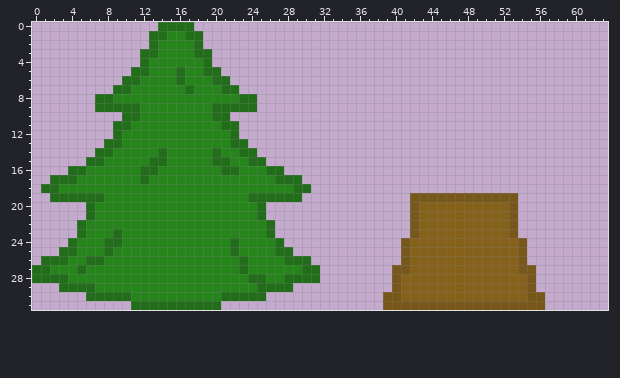
One commit to this pixel-art sprite: gameTutorial/Content/maps/tree.png. That is the earlier state.
The file is 256x128 pixels, drawn in blocks of 4x4; one block is one cell here.
Once edited:
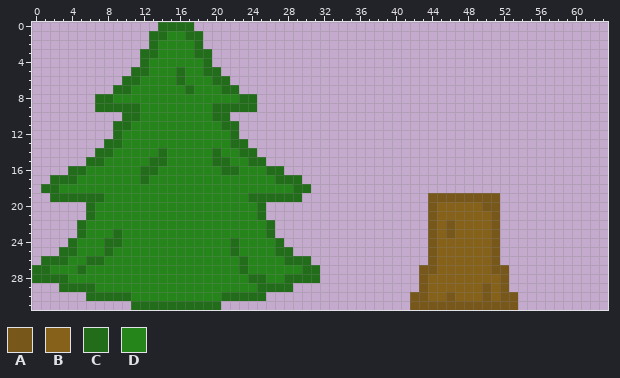
Palette (. is transparent): A #78581a  B #85611a  C #216d19  D #25851a
Diff:
y 19: x 42..43 AA -> ..; x 52..53 AA -> ..
y 20: x 42..44 ABB -> ..A; x 50..53 BBBA -> AA..
y 21: x 42..44 ABB -> ..A; x 51..53 BBA -> A..
y 22..23: x 42..44 ABB -> ..A; x 46 B -> A; x 51..53 BBA -> A..
y 24..26: x 41..44 ABBB -> ...A; x 51..54 BBBA -> A...
y 27: x 40..44 AABBB -> ...AA; x 51..55 BBBAA -> AA...
y 28: x 40..43 ABBB -> ...A; x 52..55 BBBA -> A...
y 29: x 40..43 ABBB -> ...A; x 50 B -> A; x 52..55 BBBA -> A...
y 30: x 39..43 AABBB -> ...AA; x 46 B -> A; x 50 B -> A; x 52..56 BBBAA -> AA...
y 31: x 39..41 AAA -> ...; x 54..56 AAA -> ...
Where, in picture pixels (left, top, right, bottom), the same in both pictures:
changed: (383, 193, 545, 310)
